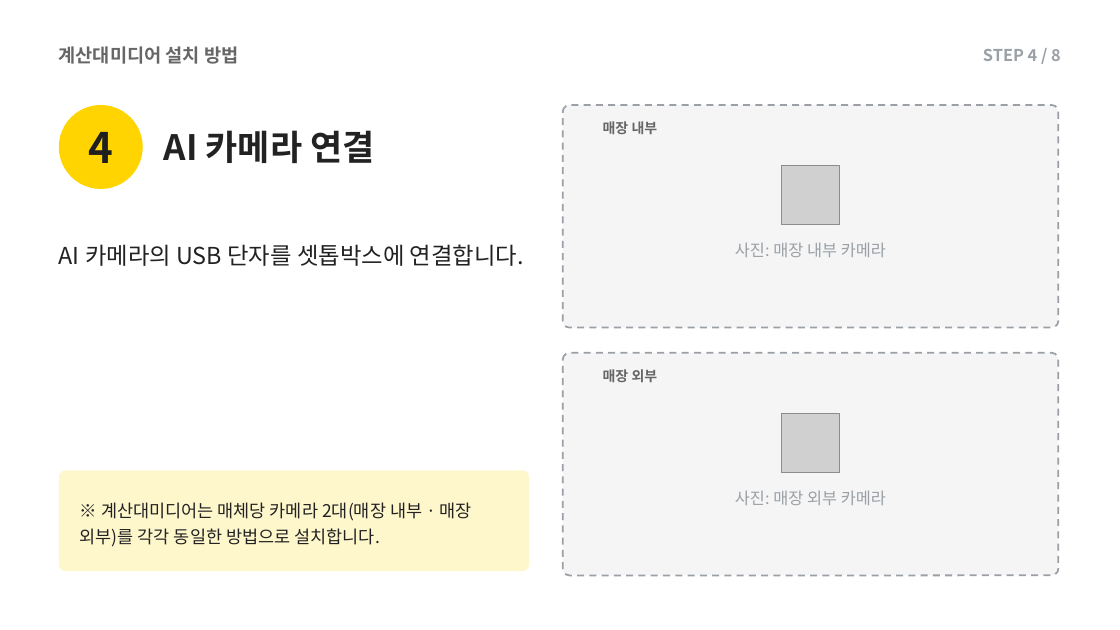
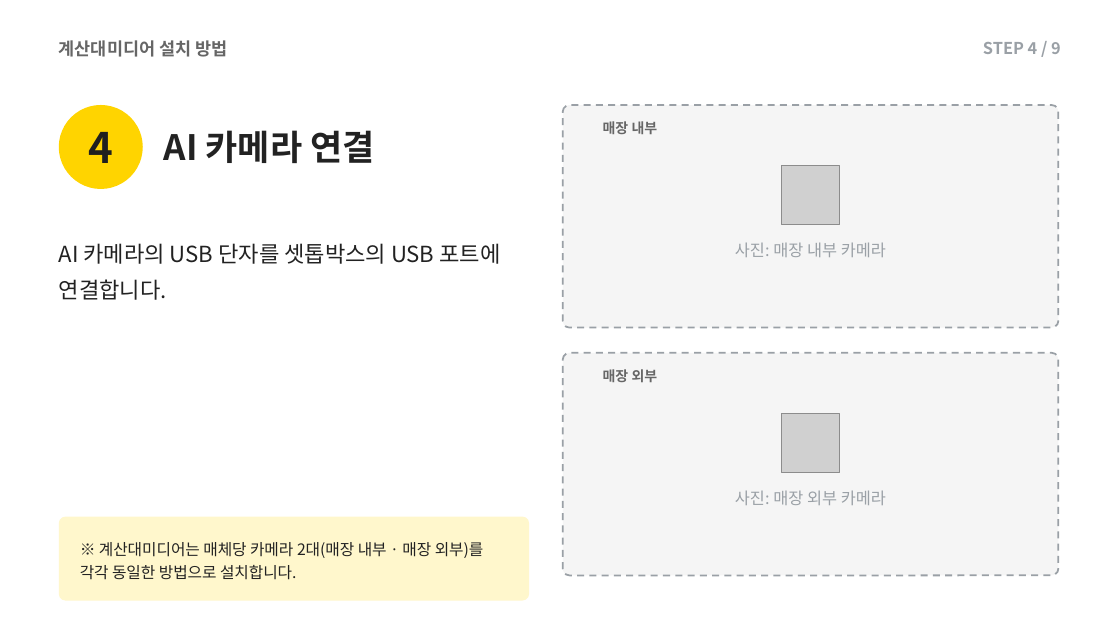
Before and after one commit to alsdn2947/ars, a slide deck: slide 19 of 이마트_AI카메라_설치매뉴얼.pptx (slide 16 before the commit). Drawn at 1120x630 pixels with LibreOffice and Linux fonts; fonts in the diff are those of the drawing; grey boxes stand for pictures. Boxes give left, top, right and bottom in pixels: in the first picture for what was removed or moved away, otherwise in the second. Text is boxed around its words. In the diff, an @@ line names an element or a change of style, - is before the commit and + after.

```diff
--- a/이마트_AI카메라_설치매뉴얼.pptx
+++ b/이마트_AI카메라_설치매뉴얼.pptx
@@ text "계산대미디어 설치 방법" at box(59, 40, 227, 57): size 16 to 15 pt @@
@@ text at box(983, 42, 1061, 54): text changed @@
-STEP 4 / 8
+STEP 4 / 9
@@ text at box(59, 243, 500, 300): text changed; size 20 to 19 pt @@
-AI 카메라의 USB 단자를 셋톱박스에 연결합니다.
+AI 카메라의 USB 단자를 셋톱박스의 USB 포트에 연결합니다.
@@ rounded rectangle: place and size @@
-rounded rectangle at box(59, 471, 529, 571)
+rounded rectangle at box(59, 517, 529, 601)
@@ rounded rectangle at box(59, 517, 529, 601): proportions changed @@
@@ text "※ 계산대미디어는 매체당 카메라 2대(매장 ...": place and size @@
-text "※ 계산대미디어는 매체당 카메라 2대(매장 ..." at box(80, 502, 472, 547)
+text "※ 계산대미디어는 매체당 카메라 2대(매장 ..." at box(80, 542, 484, 580)
@@ text "※ 계산대미디어는 매체당 카메라 2대(매장 ..." at box(80, 542, 484, 580): size 15 to 13.5 pt; line spacing 1.25 to 1.2 @@
```
Also in this commit, not shown: 17 other slides changed, 5 slides added, 1 slide removed.
